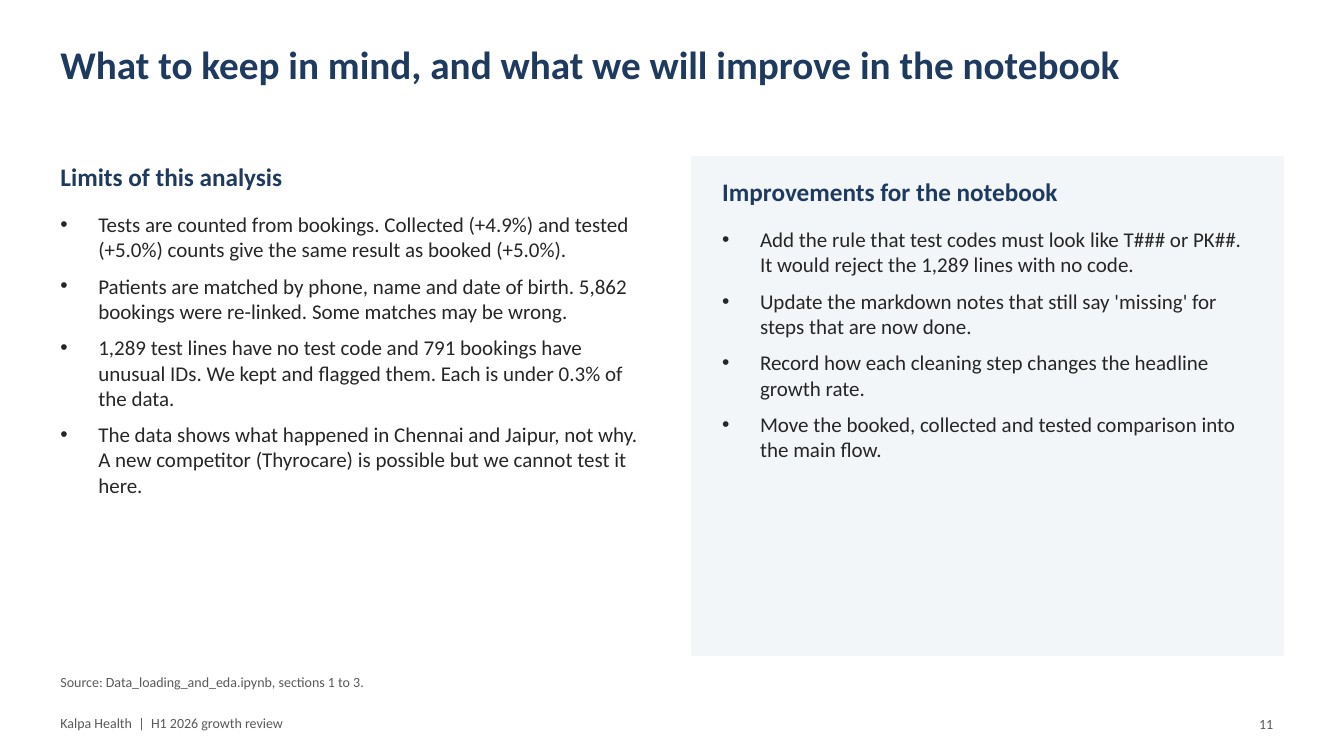
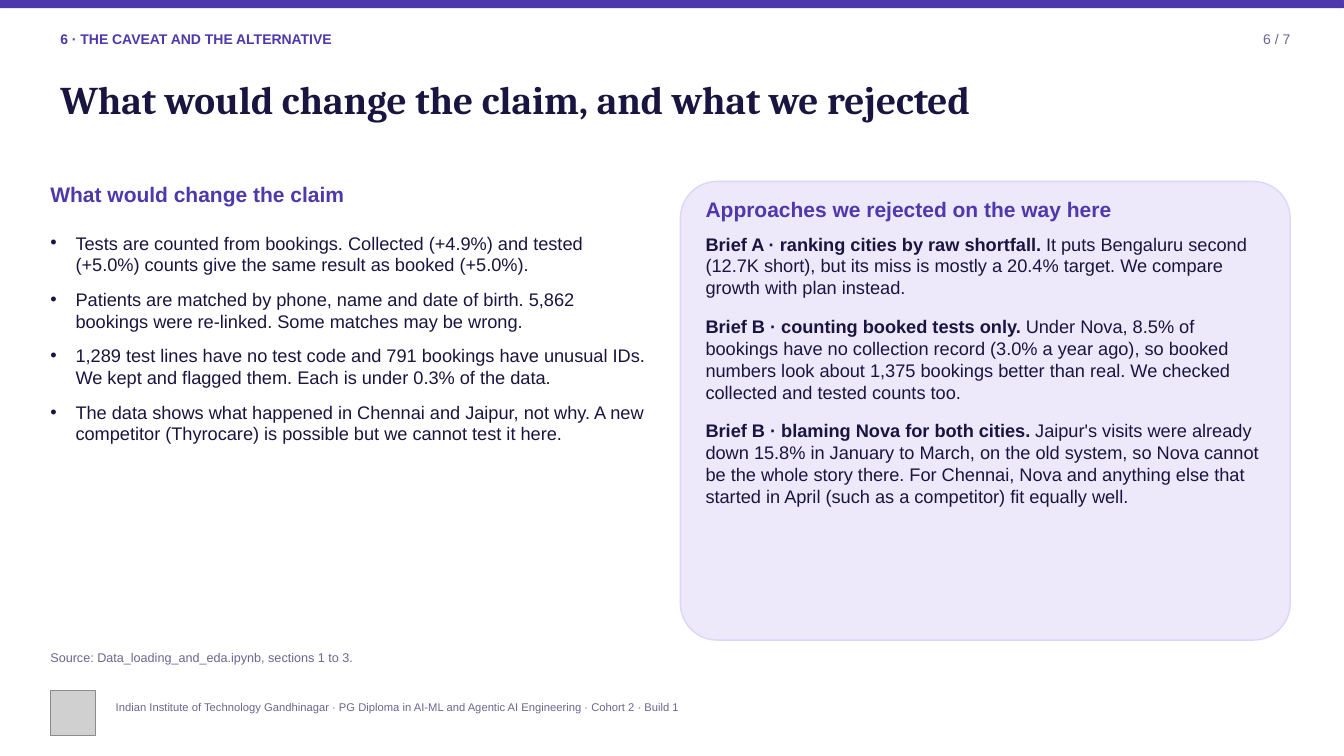
Before and after one commit to Nitishvarma50/kalpa-health-growth-analysis, a slide deck: slide 7 of Kalpa_Health_H1_2026_Growth_Review.pptx (slide 11 before the commit). Drawn at 1344x756 pixels with LibreOffice and Linux fonts; fonts in the diff are those of the drawing; grey boxes stand for pictures. Boxes give left, top, right and bottom in pixels: in the first picture for what was removed or moved away, otherwise in the second. Text is boxed around its words. In the diff, an @@ line names an element or a change of style, - is before the commit and + after.

```diff
--- a/Kalpa_Health_H1_2026_Growth_Review.pptx
+++ b/Kalpa_Health_H1_2026_Growth_Review.pptx
@@ rounded rectangle added at [0, 0, 1344, 8], fill #4E38AB @@
@@ title removed at [60, 51, 1120, 85] @@
-What to keep in mind, and what we will improve in the notebook
@@ text added at [60, 34, 332, 44], 10 pt, text #4E38AB, bold @@
+6 · THE CAVEAT AND THE ALTERNATIVE
@@ text added at [1263, 34, 1291, 44], 10 pt, text #6B6690 @@
+6 / 7
@@ text added at [60, 86, 970, 123], 28 pt, text #1A1440, bold @@
+What would change the claim, and what we rejected
@@ text removed at [60, 168, 283, 190] @@
-Limits of this analysis
@@ rectangle removed at [693, 156, 1285, 655] @@
@@ text added at [50, 186, 344, 206], 15 pt, text #4E38AB, bold @@
+What would change the claim
@@ rounded rectangle added at [681, 181, 1291, 640], fill #EDE9FA, outline #DCD6F7 1 pt @@
@@ text added at [706, 202, 1258, 507], 13 pt, text #1A1440 @@
+Approaches we rejected on the way here
+Brief A · ranking cities by raw shortfall. It puts Bengaluru second (12.7K short), but its miss is mostly a 20.4% target. We compare growth with plan instead.
+Brief B · counting booked tests only. Under Nova, 8.5% of bookings have no collection record (3.0% a year ago), so booked numbers look about 1,375 bookings better than real. We checked collected and tested counts too.
+Brief B · blaming Nova for both cities. Jaipur's visits were already down 15.8% in January to March, on the old system, so Nova cannot be the whole story there. For Chennai, Nova and anything else that started in April (such as a competitor) fit equally well.
@@ text removed at [722, 183, 1058, 205] @@
-Improvements for the notebook
@@ text "Tests are counted from bookings. ...": place and size @@
-text "Tests are counted from bookings. ..." at [98, 217, 637, 493]
+text "Tests are counted from bookings. ..." at [76, 236, 645, 444]
@@ text "Tests are counted from bookings. ..." at [76, 236, 645, 444]: size 15 to 13 pt, font Calibri to Arial, text colour #262626 to #1A1440; indent changed; more space between paragraphs @@
@@ text removed at [760, 232, 1241, 457] @@
-• Add the rule that test codes must look like T### or PK##. It would reject the 1,289 lines with no code.
-• Update the markdown notes that still say 'missing' for steps that are now done.
-• Record how each cleaning step changes the headline growth rate.
-• Move the booked, collected and tested comparison into the main flow.
@@ text "Source: Data_loading_and_eda.ipynb, sections 1 to ...": place and size @@
-text "Source: Data_loading_and_eda.ipynb, sections 1 to ..." at [60, 677, 364, 690]
+text "Source: Data_loading_and_eda.ipynb, sections 1 to ..." at [50, 653, 353, 665]
@@ text "Source: Data_loading_and_eda.ipynb, sections 1 to ..." at [50, 653, 353, 665]: size 10 to 9 pt, font Calibri to Arial, text colour #595959 to #6B6690 @@
@@ picture added at [50, 691, 96, 736] @@
@@ text removed at [60, 718, 283, 731] @@
-Kalpa Health | H1 2026 growth review
@@ text added at [116, 703, 678, 714], 8 pt, text #6B6690 @@
+Indian Institute of Technology Gandhinagar · PG Diploma in AI-ML and Agentic AI Engineering · Cohort 2 · Build 1
@@ page number removed at [1259, 720, 1273, 729] @@
-11
```
Also in this commit, not shown: 7 other slides changed, 1 slide added, 4 slides removed.
